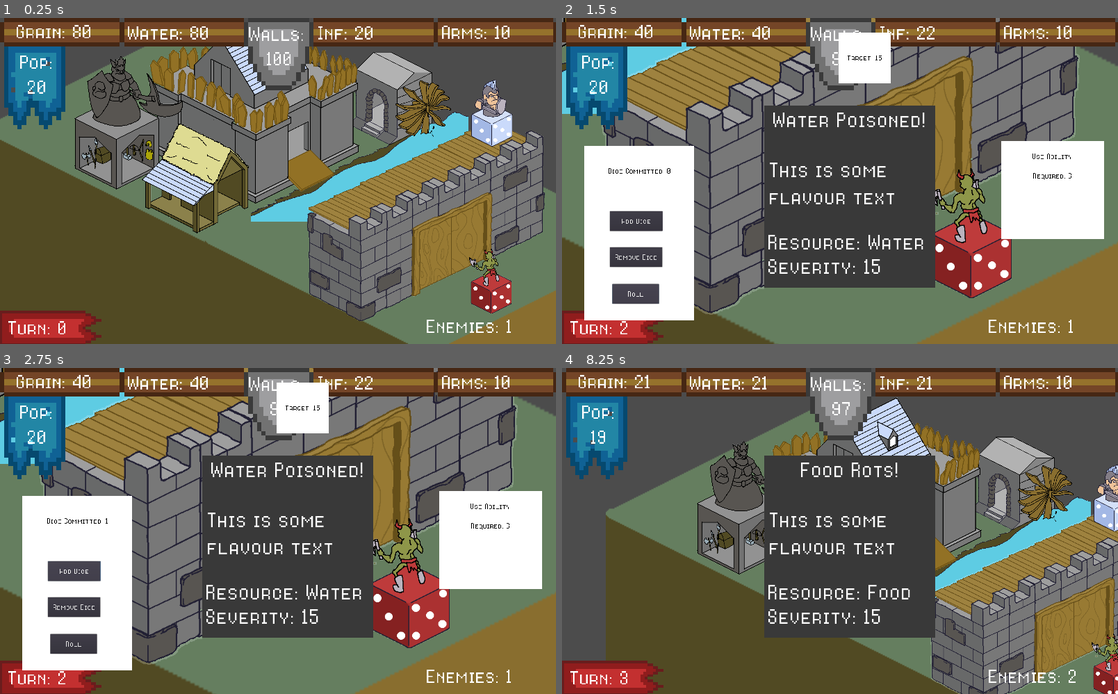
Above: before the commit, frames 1-4 (two rows, left to right).
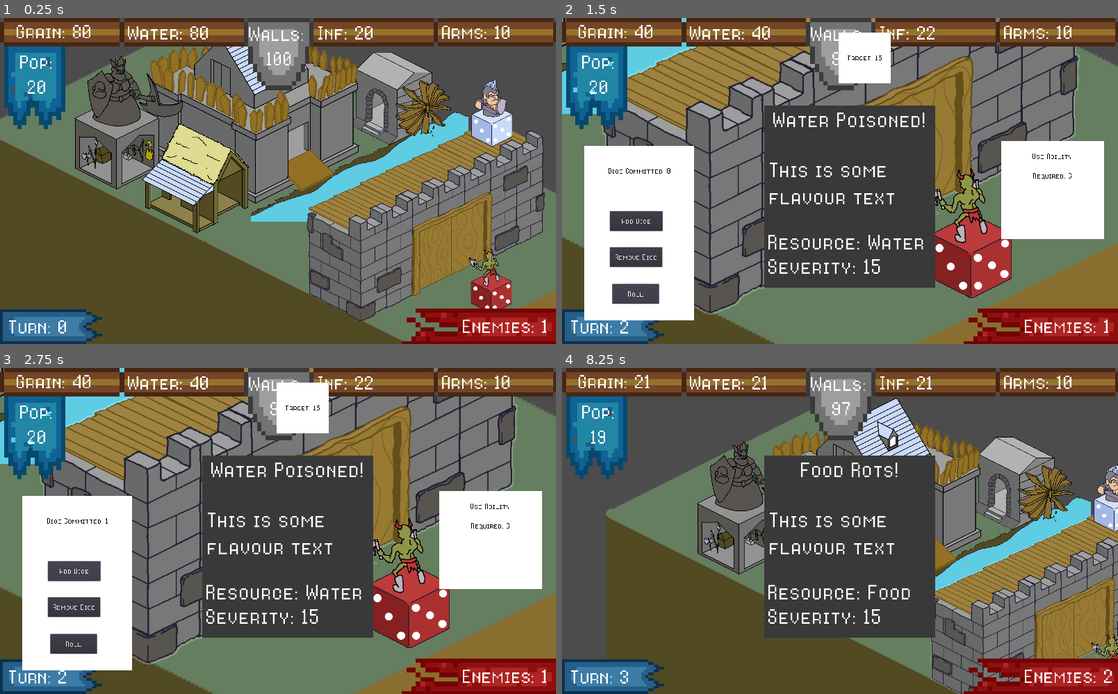
Above: after the commit, the same moments.

Repository: CapsCollective/rng-stronghold
Game: Godot game, scene res://scenes/main.tscn
Two runs of this game, one before a commit and one after it. Both use one fixed random seed, a clock stepped at 60 frames per second and the inputs below.
Inputs (mouse positions are in pixels of both pictures, inside the frame that each line leads up to):
- Up to frame 1 (0.25 s): no input
- Up to frame 2 (1.5 s): tap Enter (ui_accept) at 0.5, 0.77 s; move the mouse to (1001, 154) at 0.52 s; press the mouse at (1001, 154) at 0.53 s; release the mouse at (1001, 154) at 1.25 s; click "Roll" at 1.25 s
- Up to frame 3 (2.75 s): click "Add Dice" at 2 s
- Up to frame 4 (8.25 s): click "Remove Dice" at 2.75 s; click "Roll" at 3.5 s; click "Add Dice" at 4.25 s; click "Remove Dice" at 5 s; click "Roll" at 5.75 s; click "Add Dice" at 6.5 s; click "Remove Dice" at 7.25 s; tap Enter (ui_accept) at 8 s; move the mouse to (840, 531) at 8.02 s; right-click (840, 531) at 8.1 s; click (840, 531) at 8.17 s

The runs differ from the first frame. In frame 1, 4.4% of the frame differs, in the area x 0-100%, y 89-100%; in frame 2, 4.0%; in frame 3, 4.0%; in frame 4, 4.4%.

Commit message:
Added enemy banner

Diff:
--- a/scenes/resource_bar.tscn
+++ b/scenes/resource_bar.tscn
@@ -1,8 +1,9 @@
-[gd_scene load_steps=5 format=2]
+[gd_scene load_steps=6 format=2]
 
 [ext_resource path="res://res/8bitOperatorPlusSC-Regular.ttf" type="DynamicFontData" id=1]
 [ext_resource path="res://res/RNG-FortressBanner.png" type="Texture" id=2]
 [ext_resource path="res://res/Turn Banner.png" type="Texture" id=3]
+[ext_resource path="res://res/EnemyBanner.png" type="Texture" id=4]
 
 [sub_resource type="DynamicFont" id=1]
 size = 50
@@ -20,16 +21,21 @@
 scale = Vector2( 4.01312, 4.01312 )
 texture = ExtResource( 2 )
 
+[node name="EnemyBanner" type="Sprite" parent="."]
+position = Vector2( 882.279, 568.898 )
+scale = Vector2( 4.30565, 4.30565 )
+texture = ExtResource( 4 )
+
 [node name="Turn Banner" type="Sprite" parent="."]
-position = Vector2( 92.9961, 571.069 )
+position = Vector2( 94.0513, 568.079 )
 scale = Vector2( 2.47745, 2.47745 )
 texture = ExtResource( 3 )
 
 [node name="TurnLabel" type="Label" parent="."]
-margin_left = 12.7912
-margin_top = 547.301
-margin_right = 171.791
-margin_bottom = 631.301
+margin_left = 14.374
+margin_top = 545.191
+margin_right = 173.374
+margin_bottom = 629.191
 rect_scale = Vector2( 0.617864, 0.617864 )
 custom_fonts/font = SubResource( 1 )
 text = "Turn: "
@@ -52,13 +58,16 @@
 }
 
 [node name="EnemiesLabel" type="Label" parent="."]
-margin_left = 783.727
-margin_top = 543.978
-margin_right = 1070.73
-margin_bottom = 627.978
+margin_left = 850.484
+margin_top = 544.34
+margin_right = 1137.49
+margin_bottom = 628.34
 rect_scale = Vector2( 0.617864, 0.617864 )
 custom_fonts/font = SubResource( 1 )
 text = "Enemies: "
+__meta__ = {
+"_edit_use_anchors_": false
+}
 
 [node name="GrainLabel" type="Label" parent="."]
 margin_left = 27.9767
Binary file added: res/EnemyBanner.png
Not shown, added: res/EnemyBanner.png.import
Binary file changed: res/Turn Banner.png
